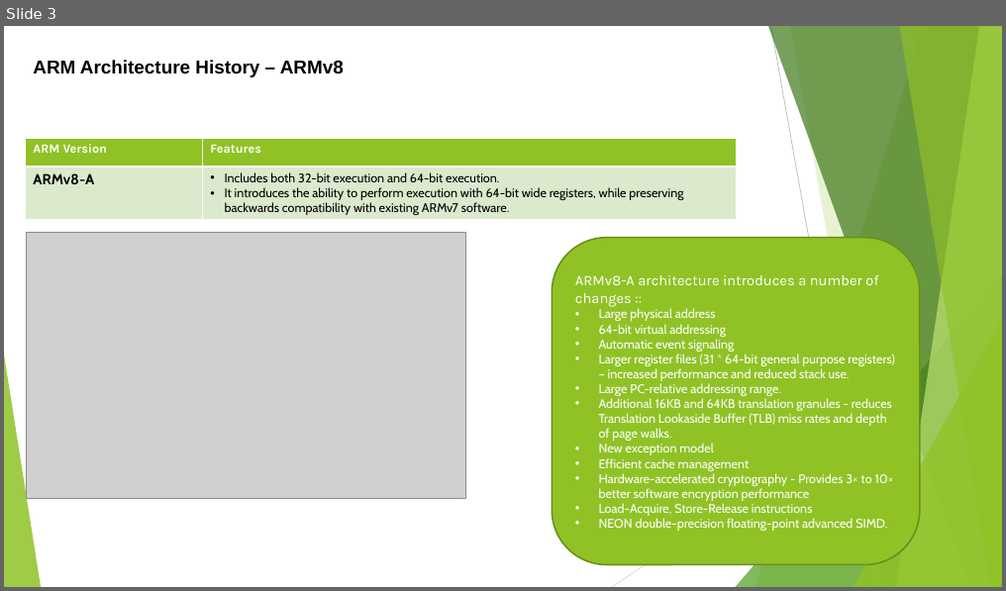
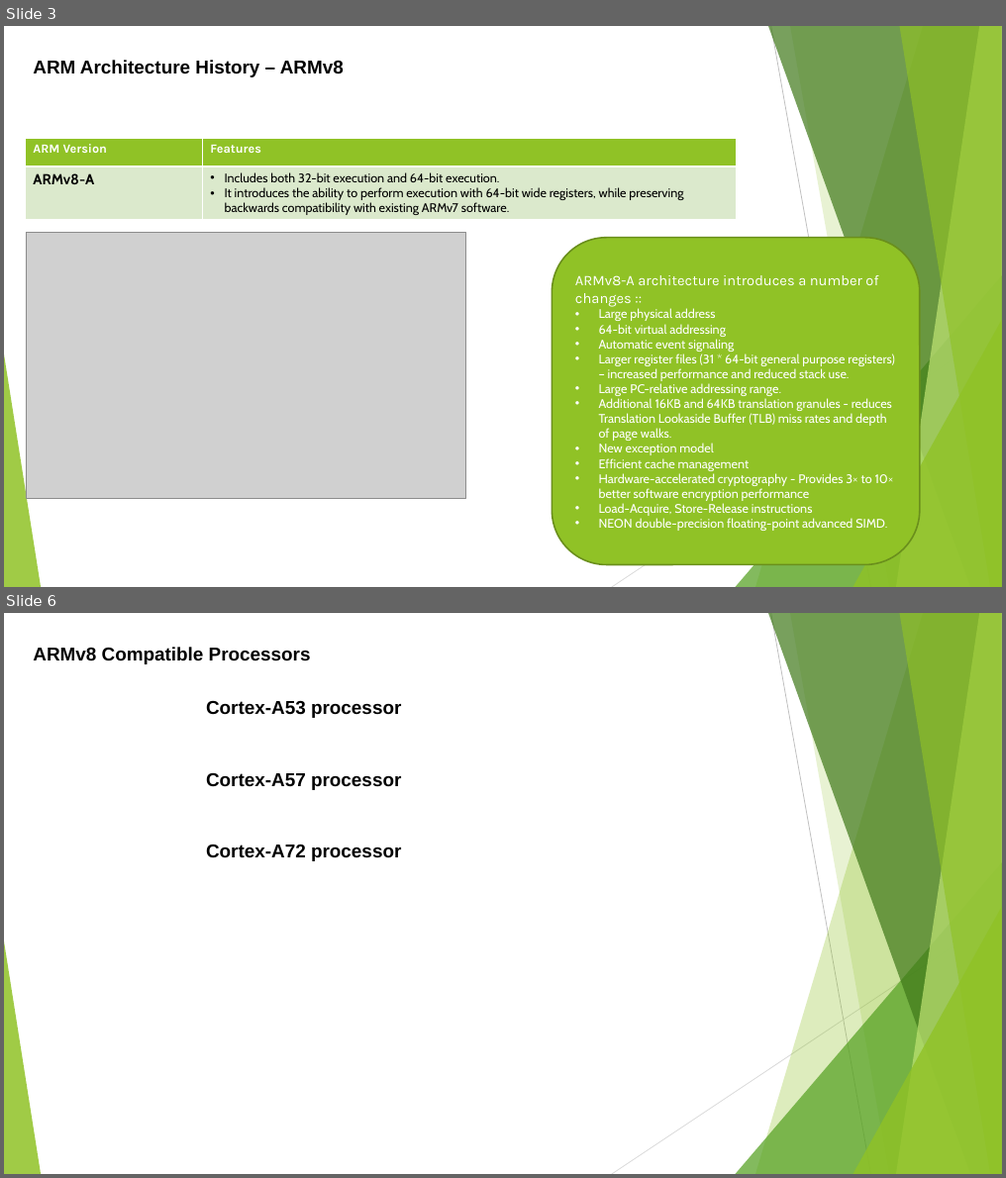
Before and after one commit to softwaresunleashed/ebook_writing, a slide deck: Presentations/ARM_PPTs/Ch2_ARMv8_Architecture.pptx. Shown one above the other, each under a label of ours: slide 3 before the commit, slides 3 and 6 after it; the slides between them are not shown. The pictures are 1006x591 and 1006x1178 pixels, drawn with LibreOffice and Linux fonts; fonts in the diff are those of the drawing; grey boxes stand for pictures. Boxes give left, top, right and bottom in pixels: in the first picture for what was removed or moved away, otherwise in the second. Text is boxed around its words. In the diff, an @@ line names an element or a change of style, - is before the commit and + after.

Commit message:
Ch2_ARMv8_Architecture.pptx presentation work completed

```diff
--- a/Presentations/ARM_PPTs/Ch2_ARMv8_Architecture.pptx
+++ b/Presentations/ARM_PPTs/Ch2_ARMv8_Architecture.pptx
@@ slide 6 added at (4,613,1002,1174), background #FFFFFF; not listed: 10 template elements that a slide beside it also shows @@
@@ text added at (33,647,311,664), 18 pt, text #000000, bold @@
+ARMv8 Compatible Processors
@@ text added at (206,700,401,718), 18 pt, text #000000, bold @@
+Cortex-A53 processor
@@ text added at (206,772,401,790), 18 pt, text #000000, bold @@
+Cortex-A57 processor
@@ text added at (206,844,401,861), 18 pt, text #000000, bold @@
+Cortex-A72 processor
```
Also in this commit, not shown: 1 slide changed, 4 other slides added, 1 slide removed.
